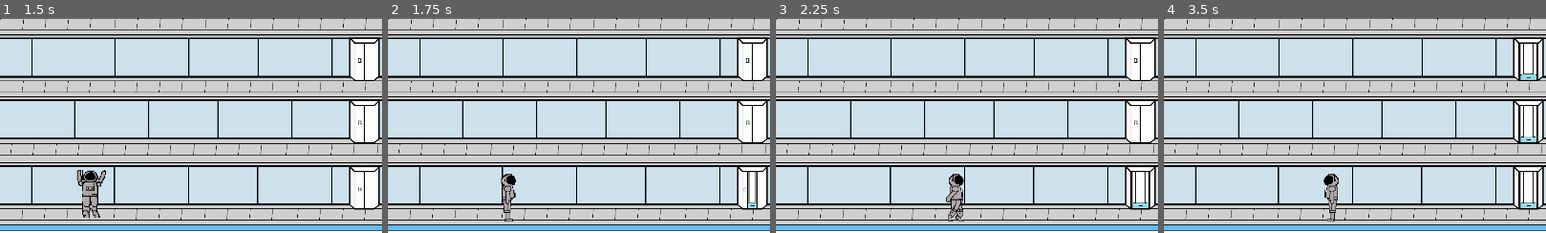
Above: before the commit, frames 1-4 (left to right).
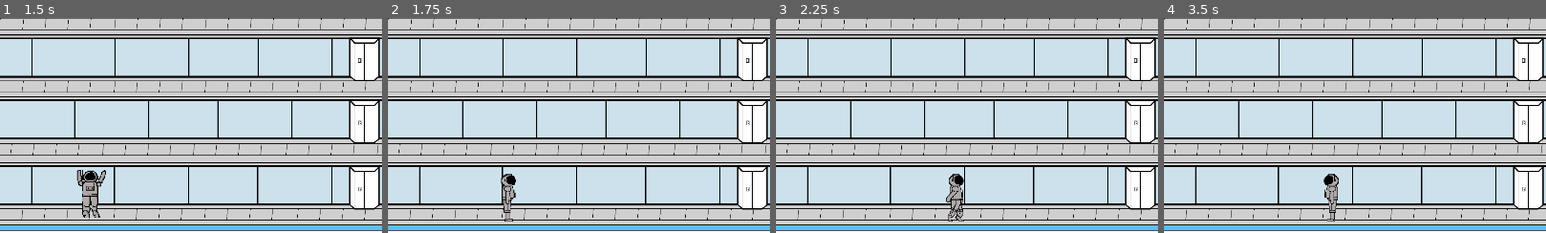
Above: after the commit, the same moments.

Repository: GrIdL0cKz/Space-Game
Game: Godot game, scene res://scenes/main.tscn
Same seed, same stepped clock (60 frames per second), same inputs: the game is played once before the commit and once after it.
Inputs (mouse positions are % of the whole screen's width and height, from its top left):
- Up to frame 1 (1.5 s): click "Play" at 0.5 s; tap Enter (ui_accept) at 1.25 s; move the mouse to (57, 56) at 1.27 s; hold Right (ui_right) from 1.28 s (still down); click (57, 56) at 1.42 s
- Up to frame 2 (1.75 s): keep holding Right (ui_right); tap Enter (ui_accept) at 1.52 s
- Up to frame 3 (2.25 s): keep holding Right (ui_right); move the mouse to (57, 40) at 2.02 s; click (57, 40) at 2.17 s
- Up to frame 4 (3.5 s): tap Enter (ui_accept) at 2.27 s; move the mouse to (57, 26) at 2.77 s; release Right (ui_right) at 2.78 s; hold Left (ui_left) from 2.78 s (still down); click (57, 26) at 2.92 s
The pictures show only the part of the screen within x 10-60%, y 16-66%; the shares and areas given below are measured in that part.

Frame 1 is identical in both runs. In frame 2, 0.3% of the frame differs, in the area x 93-97%, y 71-89%; in frame 3, 0.4%; in frame 4, 1.3%, in the area x 92-98%, y 12-89%.

Commit message:
add floor selection panel, player UI init

Diff:
--- a/actors/entities/player.tscn
+++ b/actors/entities/player.tscn
@@ -1,9 +1,10 @@
-[gd_scene load_steps=27 format=3 uid="uid://diuf8t17xqt4m"]
+[gd_scene load_steps=28 format=3 uid="uid://diuf8t17xqt4m"]
 
 [ext_resource type="Texture2D" uid="uid://bto25co3yryms" path="res://astronaught/Player/astro idle 1.png" id="1_5h5o1"]
 [ext_resource type="Texture2D" uid="uid://dksevsjejgrmv" path="res://astronaught/Player/astro damage 1.png" id="1_a1yv6"]
 [ext_resource type="Script" path="res://actors/entities/player.gd" id="1_b73v4"]
 [ext_resource type="Texture2D" uid="uid://jcs3xqqpt3f5" path="res://astronaught/Player/astro damage 2.png" id="2_3ov5g"]
+[ext_resource type="PackedScene" uid="uid://bi3kfd24a8umh" path="res://scenes/UI.tscn" id="2_dlchr"]
 [ext_resource type="Texture2D" uid="uid://dahma7smjo4k2" path="res://astronaught/Player/astro 1 dead.png" id="3_jgo1x"]
 [ext_resource type="Texture2D" uid="uid://cd54ut4mbbp6l" path="res://astronaught/Player/astro idle 2.png" id="5_tvkco"]
 [ext_resource type="Texture2D" uid="uid://dsw6ypjqsuec7" path="res://astronaught/Player/astro idle 3.png" id="6_hhxa7"]
@@ -266,6 +267,10 @@
 [node name="Player" type="CharacterBody2D"]
 script = ExtResource("1_b73v4")
 
+[node name="CanvasLayer" type="CanvasLayer" parent="."]
+
+[node name="UI" parent="CanvasLayer" instance=ExtResource("2_dlchr")]
+
 [node name="CollisionShape2D" type="CollisionShape2D" parent="."]
 position = Vector2(0, -55)
 shape = SubResource("RectangleShape2D_sw4uv")
--- /dev/null
+++ b/actors/ui/FloorDisplay.gd
@@ -0,0 +1,4 @@
+extends Panel
+
+
+@export var floor_number = 1
--- /dev/null
+++ b/actors/ui/FloorDisplay.tscn
@@ -0,0 +1,19 @@
+[gd_scene load_steps=2 format=3 uid="uid://dyox771wknh24"]
+
+[ext_resource type="Script" path="res://actors/ui/FloorDisplay.gd" id="1_bhrod"]
+
+[node name="FloorDisplay" type="Panel"]
+custom_minimum_size = Vector2(90, 90)
+script = ExtResource("1_bhrod")
+
+[node name="Label" type="Label" parent="."]
+layout_mode = 1
+anchors_preset = 15
+anchor_right = 1.0
+anchor_bottom = 1.0
+grow_horizontal = 2
+grow_vertical = 2
+theme_override_font_sizes/font_size = 40
+text = "1"
+horizontal_alignment = 1
+vertical_alignment = 1
--- /dev/null
+++ b/actors/ui/popups/ElevatorFloorSelectView.tscn
@@ -0,0 +1,57 @@
+[gd_scene load_steps=4 format=3 uid="uid://p6djvpno1ml2"]
+
+[ext_resource type="PackedScene" uid="uid://c78rbp1smyjkj" path="res://actors/ui/popups/PopupBase.tscn" id="1_kyev6"]
+[ext_resource type="PackedScene" uid="uid://dyox771wknh24" path="res://actors/ui/FloorDisplay.tscn" id="2_v27f0"]
+
+[sub_resource type="StyleBoxFlat" id="StyleBoxFlat_773js"]
+
+[node name="PopupBase" instance=ExtResource("1_kyev6")]
+
+[node name="Panel" type="Panel" parent="." index="0"]
+layout_mode = 1
+anchors_preset = 15
+anchor_right = 1.0
+anchor_bottom = 1.0
+offset_left = 595.0
+offset_top = 301.0
+offset_right = -595.0
+offset_bottom = -301.0
+grow_horizontal = 2
+grow_vertical = 2
+theme_override_styles/panel = SubResource("StyleBoxFlat_773js")
+
+[node name="VBoxContainer" type="VBoxContainer" parent="Panel" index="0"]
+layout_mode = 1
+anchors_preset = 15
+anchor_right = 1.0
+anchor_bottom = 1.0
+offset_left = 69.0
+offset_top = 45.0
+offset_right = -69.0
+offset_bottom = -45.0
+grow_horizontal = 2
+grow_vertical = 2
+
+[node name="Label" type="Label" parent="Panel/VBoxContainer" index="0"]
+layout_mode = 2
+theme_override_font_sizes/font_size = 24
+text = "Select Floor"
+horizontal_alignment = 1
+
+[node name="CenterContainer" type="CenterContainer" parent="Panel/VBoxContainer" index="1"]
+layout_mode = 2
+
+[node name="Grid" type="GridContainer" parent="Panel/VBoxContainer/CenterContainer" index="0"]
+layout_mode = 2
+columns = 3
+
+[node name="FloorDisplay" parent="Panel/VBoxContainer/CenterContainer/Grid" index="0" instance=ExtResource("2_v27f0")]
+layout_mode = 2
+
+[node name="FloorDisplay2" parent="Panel/VBoxContainer/CenterContainer/Grid" index="1" instance=ExtResource("2_v27f0")]
+layout_mode = 2
+floor_number = 2
+
+[node name="FloorDisplay3" parent="Panel/VBoxContainer/CenterContainer/Grid" index="2" instance=ExtResource("2_v27f0")]
+layout_mode = 2
+floor_number = 3
--- /dev/null
+++ b/actors/ui/popups/PopupBase.gd
@@ -0,0 +1,5 @@
+extends Control
+
+
+func close():
+	queue_free()
--- /dev/null
+++ b/actors/ui/popups/PopupBase.tscn
@@ -0,0 +1,12 @@
+[gd_scene load_steps=2 format=3 uid="uid://c78rbp1smyjkj"]
+
+[ext_resource type="Script" path="res://actors/ui/popups/PopupBase.gd" id="1_qvmda"]
+
+[node name="PopupBase" type="Control"]
+layout_mode = 3
+anchors_preset = 15
+anchor_right = 1.0
+anchor_bottom = 1.0
+grow_horizontal = 2
+grow_vertical = 2
+script = ExtResource("1_qvmda")
--- /dev/null
+++ b/scenes/UI.gd
@@ -0,0 +1 @@
+extends Control
--- /dev/null
+++ b/scenes/UI.tscn
@@ -0,0 +1,15 @@
+[gd_scene load_steps=2 format=3 uid="uid://bi3kfd24a8umh"]
+
+[ext_resource type="Script" path="res://scenes/UI.gd" id="1_i3coy"]
+
+[node name="UI" type="Control"]
+layout_mode = 3
+anchors_preset = 15
+anchor_right = 1.0
+anchor_bottom = 1.0
+grow_horizontal = 2
+grow_vertical = 2
+script = ExtResource("1_i3coy")
+
+[node name="Popups" type="CanvasLayer" parent="."]
+layer = 90
